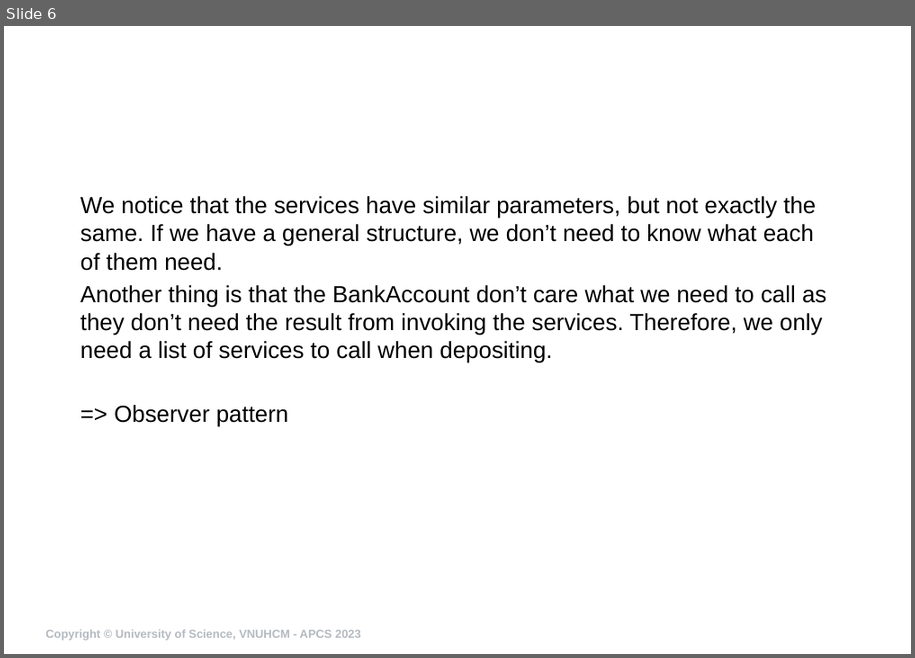
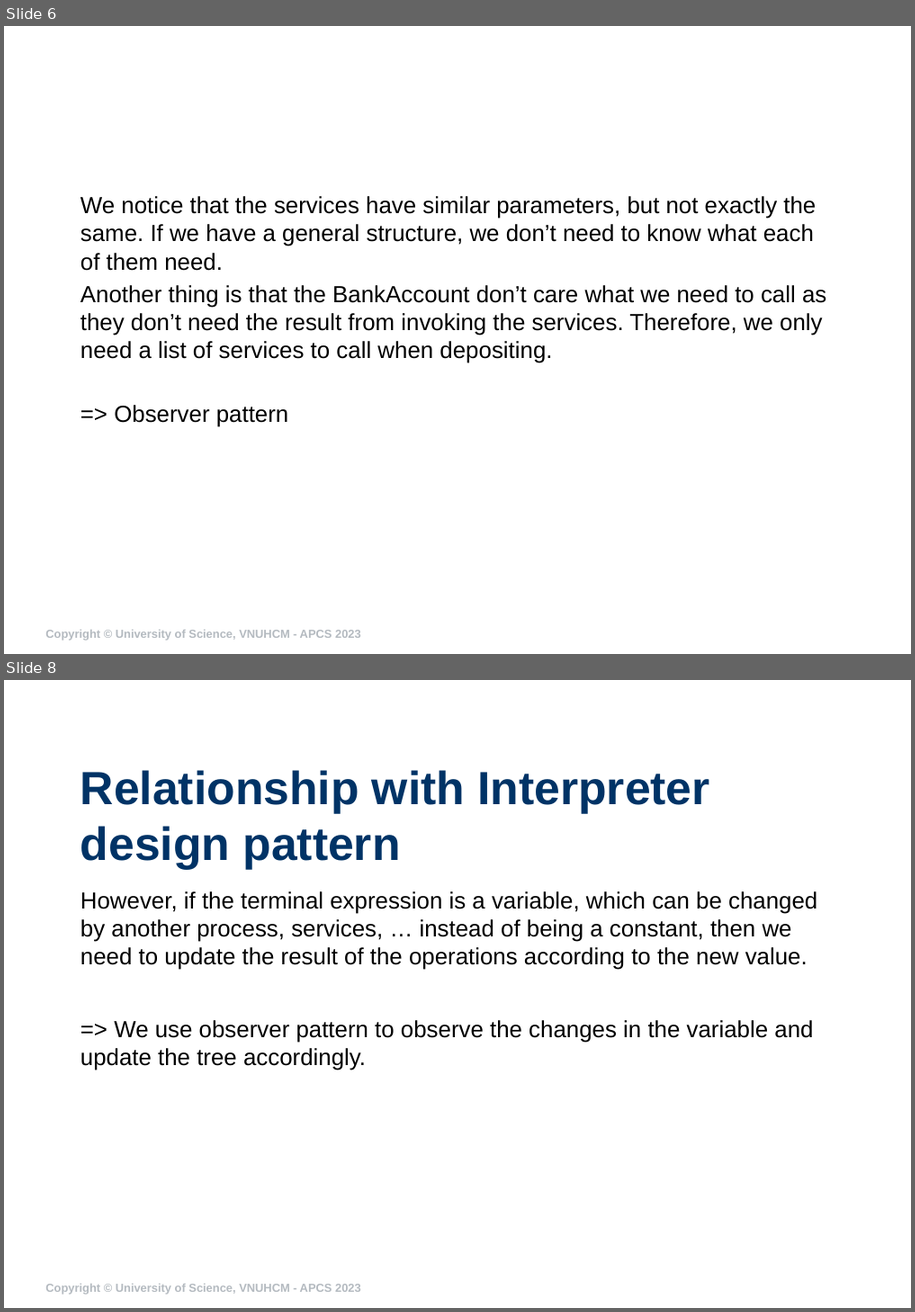
Before and after one commit to ndmhuy/DesignPatternsGroup52, a slide deck: Observer/presentation/slide.pptx. Shown one above the other, each under a label of ours: slide 6 before the commit, slides 6 and 8 after it; the slides between them are not shown. The pictures are 915x658 and 915x1312 pixels, drawn with LibreOffice and Linux fonts; fonts in the diff are those of the drawing; background and template pictures are left out. Boxes give left, top, right and bottom in pixels: in the first picture for what was removed or moved away, otherwise in the second. Text is boxed around its words. In the diff, an @@ line names an element or a change of style, - is before the commit and + after.

Commit message:
Include usage with interpreter in slide

```diff
--- a/Observer/presentation/slide.pptx
+++ b/Observer/presentation/slide.pptx
@@ slide 8 added at [4, 680, 911, 1308], background #FFFFFF @@
@@ title added at [80, 770, 710, 869], 40 pt, text #003366, bold @@
+Relationship with Interpreter design pattern
@@ text added at [80, 892, 818, 970], 20 pt, text #000000 @@
+However, if the terminal expression is a variable, which can be changed by another process, services, … instead of being a constant, then we need to update the result of the operations according to the new value.
@@ text added at [80, 1020, 813, 1071], 20 pt, text #000000 @@
+=> We use observer pattern to observe the changes in the variable and update the tree accordingly.
@@ text added at [45, 1284, 361, 1294], 10 pt, text #B4BAC0, bold @@
+Copyright © University of Science, VNUHCM - APCS 2023
```
Also in this commit, not shown: 2 slides changed, 2 other slides added.
